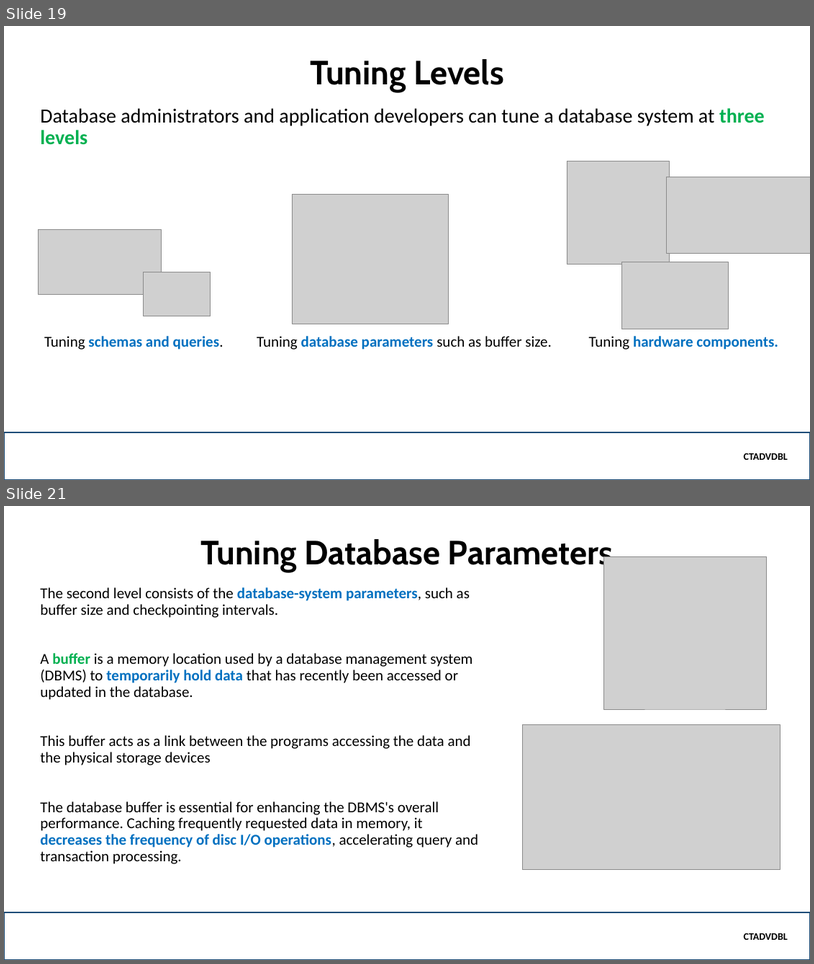
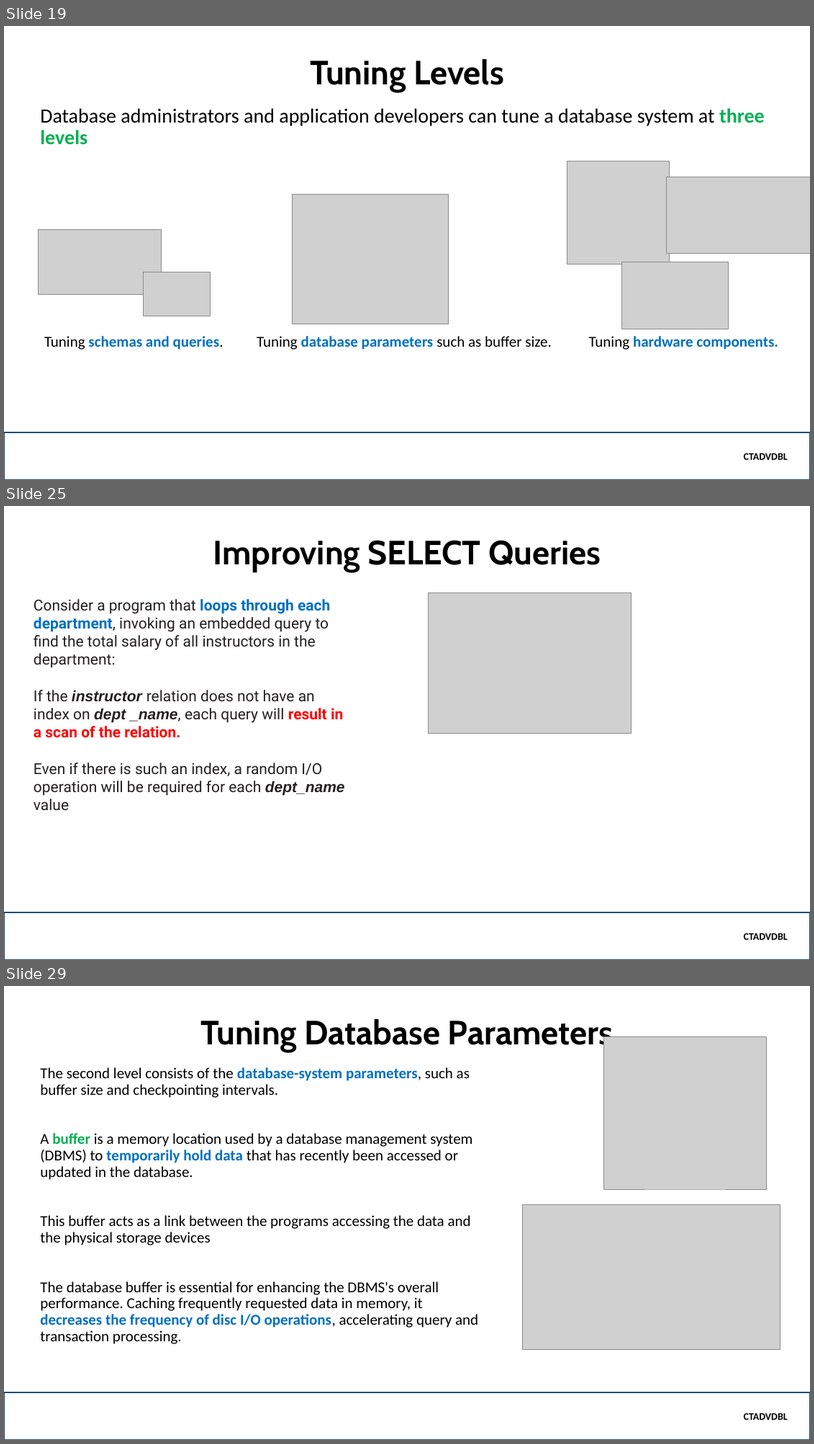
Before and after one commit to robitussin/CTADVDBL, a slide deck: Part 8 - Advanced Topics/powerpoint/Database Performance Tuning.pptx. Shown one above the other, each under a label of ours: slides 19 and 21 before the commit, slides 19, 25 and 29 after it; the slides between them are not shown. The pictures are 814x964 and 814x1444 pixels, drawn with LibreOffice and Linux fonts; fonts in the diff are those of the drawing; grey boxes stand for pictures; background and template pictures are left out. Boxes give left, top, right and bottom in pixels: in the first picture for what was removed or moved away, otherwise in the second. Text is boxed around its words. In the diff, an @@ line names an element or a change of style, - is before the commit and + after.

```diff
--- a/Part 8 - Advanced Topics/powerpoint/Database Performance Tuning.pptx
+++ b/Part 8 - Advanced Topics/powerpoint/Database Performance Tuning.pptx
@@ slide 25 added at <box>4,506,810,960</box>, background picture (left out) @@
@@ title added at <box>214,540,601,573</box>, 40 pt, text #000000, bold @@
+Improving SELECT Queries
@@ text added at <box>34,599,345,810</box>, 18 pt, text #242021 @@
+Consider a program that loops through each department, invoking an embedded query to find the total salary of all instructors in the department:
+If the instructor relation does not have an index on dept _name, each query will result in a scan of the relation.
+Even if there is such an index, a random I/O
+operation will be required for each dept_name value
@@ picture added at <box>429,592,632,733</box> @@
@@ rectangle added at <box>4,912,810,960</box>, outline #1F4E79 2.25 pt, 12 pt, text #000000, bold @@
+CTADVDBL
@@ what was slide 21 is now slide 29 @@
```
Also in this commit, not shown: 1 slide changed, 7 other slides added.
